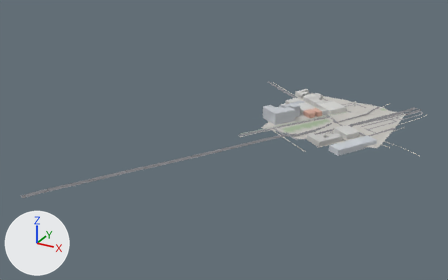
The glTF model game/world/tile_-2_-2.glb, before and after one commit.
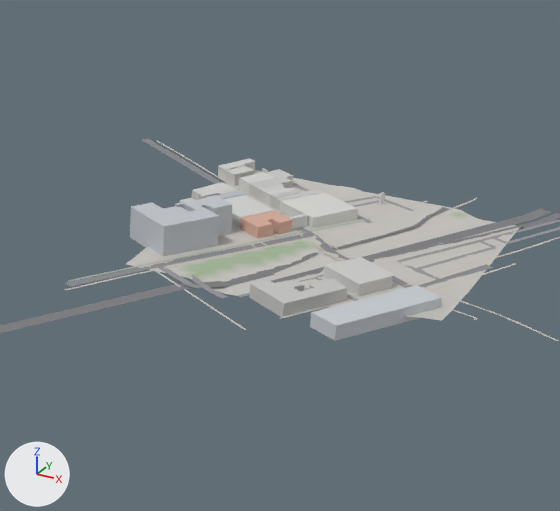
Each version is shown whole from a 50 mm lens placed at (21.0, -880.0, 522.0), pointed at (-532.0, 125.0, 19.0), then close up on the part from 48% to 94% of the width and 11% to 78% of the height. Arrows for +X, +Y and +Z are at lower left; the lights stay in place. The first two pictures are the older version. Where no turn or scale is listed for an object, it has been applied to the vertices. Vertices at exactly the same position are counted once.

Before the edit, the objects in view are built like this:
```python
me_buildings = bpy.data.meshes.new('buildings')
me_buildings.from_pydata(...)  # 414 vertices, 708 faces; spans x -535.0..-266.0, y 202.0..510.0, z 0.0..28.0
me_buildings.materials.append(mat_defaultmaterial)
me_roads = bpy.data.meshes.new('roads')
me_roads.from_pydata(...)  # 1910 vertices, 1108 faces; spans x -743.0..-172.0, y -227.0..558.0, z -5.0..11.0
me_roads.materials.append(mat_defaultmaterial_001)
me_terrain = bpy.data.meshes.new('terrain')
me_terrain.from_pydata(...)  # 1089 vertices, 2048 faces; spans x -512.0..-256.0, y 256.0..512.0, z -5.0..9.0
me_terrain.materials.append(mat_defaultmaterial_002)
ob_buildings = bpy.data.objects.new('buildings', me_buildings)
ob_buildings.location = (0.0, 0.0, 0.0)
ob_roads = bpy.data.objects.new('roads', me_roads)
ob_roads.location = (0.0, 0.0, 0.0)
ob_terrain = bpy.data.objects.new('terrain', me_terrain)
ob_terrain.location = (0.0, 0.0, 0.0)
```
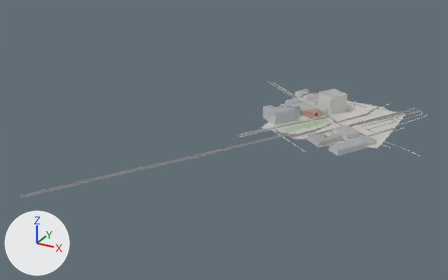
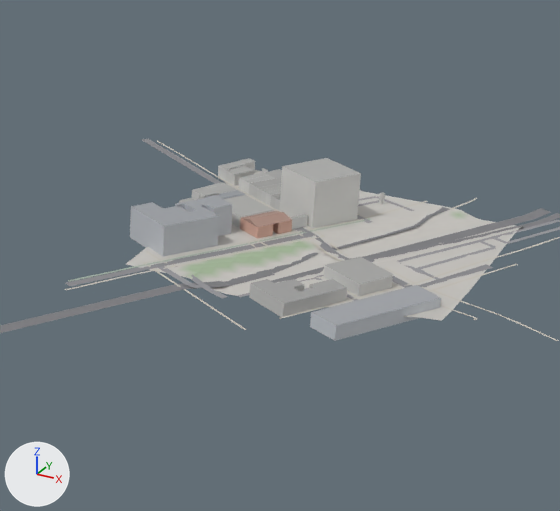
Changed parts and their boxes [x1, y1, x2, y2] in the close-ups (560 x 511 px):
part 1 of me_buildings, built on: before [200, 172, 358, 228]; after [131, 158, 440, 326]

Patch to the scene script:
```diff
--- a/game/world/tile_-2_-2.glb.py
+++ b/game/world/tile_-2_-2.glb.py
@@ me_buildings @@
 # used by ob_buildings; location = (0.0, 0.0, 0.0)
-me_buildings.from_pydata(...)  # 414 vertices, 708 faces; spans x -535.0..-266.0, y 202.0..510.0, z 0.0..28.0
+me_buildings.from_pydata(...)  # 618 vertices, 857 faces; spans x -535.0..-266.0, y 202.0..510.0, z 0.0..43.0
+# me_buildings part 1
+# 3 vertices are removed from x -443.0..-415.0, y 425.0..466.0, z 12.0
+# 117 faces are deleted
+# 3 vertices in x -442.0..-382.0, y 403.0..442.0, z 12.0 move by (0.0, 0.0, 31.0)
+# 168 vertices are added at x -535.0..-266.0, y 202.0..510.0, z 12.0..43.0
+# 24 new vertices lie (0.0, 0.0, 12.0) away from vertices in x -516.0..-444.0, y 376.0..480.0, z 1.0..2.0
+# 5 new vertices lie (0.0, 0.0, 43.0) away from vertices in x -447.0..-415.0, y 425.0..466.0, z 0.0
+# 5 new vertices lie (7.0, -4.0, 0.0) away from vertices in x -512.0..-370.0, y 255.0..484.0, z 12.0..14.0
+# 5 new vertices lie (6.0, -3.0, 0.0) away from vertices in x -509.0..-362.0, y 266.0..510.0, z 12.0..28.0
+# 266 new faces join them
 me_buildings.materials.append(mat_defaultmaterial)
```
